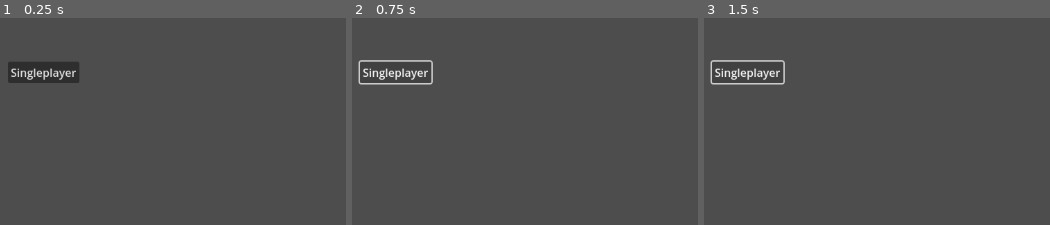
Above: before the commit, frames 1-3 (left to right).
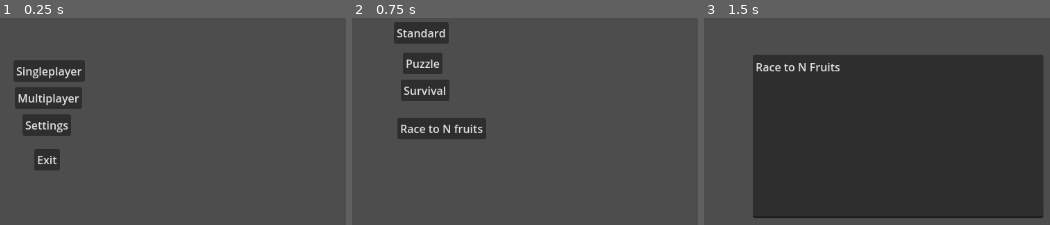
Above: after the commit, the same moments.

Repository: Jerry-Gu-SB/Fruit-Box
Game: Godot game, scene res://Scenes/MainMenu_Scenes/main.tscn
The game is run twice, just before and just after one commit, with the same random seed, the same clock (stepped at 60 frames per second) and the same inputs. Before the commit the project starts from res://Scenes/main.tscn.
Inputs:
- Up to frame 1 (0.25 s): no input
- Up to frame 2 (0.75 s): click "Singleplayer" at 0.5 s
- Up to frame 3 (1.5 s): click "Singleplayer" (after the commit: "Puzzle") at 1.25 s

The runs differ from the first frame. In frame 1, 5.0% of the frame differs, in the area x 2-25%, y 20-74%; in frame 2, 6.6%; in frame 3, 66%, in the area x 1-98%, y 17-97%.

Commit message:
building out scenessss

Diff:
--- /dev/null
+++ b/Scenes/MainMenu_Scenes/main.tscn
@@ -0,0 +1,46 @@
+[gd_scene load_steps=5 format=3 uid="uid://n61he6mnwpo2"]
+
+[ext_resource type="Script" path="res://Scripts/MainMenu_Scripts/singleplayer_button.gd" id="1_mo8fn"]
+[ext_resource type="Script" path="res://Scripts/MainMenu_Scripts/multiplayer_button.gd" id="2_7wh8d"]
+[ext_resource type="Script" path="res://Scripts/MainMenu_Scripts/settings_button.gd" id="3_biq1a"]
+[ext_resource type="Script" path="res://Scripts/MainMenu_Scripts/exit_button.gd" id="4_kawov"]
+
+[node name="MainMenu" type="Control"]
+layout_mode = 3
+anchors_preset = 0
+
+[node name="SingleplayerButton" type="Button" parent="."]
+layout_mode = 0
+offset_left = 80.0
+offset_top = 61.0
+offset_right = 183.0
+offset_bottom = 92.0
+text = "Singleplayer"
+script = ExtResource("1_mo8fn")
+
+[node name="MultiplayerButton" type="Button" parent="."]
+layout_mode = 0
+offset_left = 82.0
+offset_top = 100.0
+offset_right = 179.0
+offset_bottom = 131.0
+text = "Multiplayer"
+script = ExtResource("2_7wh8d")
+
+[node name="SettingsButton" type="Button" parent="."]
+layout_mode = 0
+offset_left = 93.0
+offset_top = 139.0
+offset_right = 163.0
+offset_bottom = 170.0
+text = "Settings"
+script = ExtResource("3_biq1a")
+
+[node name="ExitButton" type="Button" parent="."]
+layout_mode = 0
+offset_left = 110.0
+offset_top = 189.0
+offset_right = 147.0
+offset_bottom = 220.0
+text = "Exit"
+script = ExtResource("4_kawov")
--- /dev/null
+++ b/Scenes/MainMenu_Scenes/multiplayer.tscn
@@ -0,0 +1,9 @@
+[gd_scene format=3 uid="uid://chr12fb51xwpt"]
+
+[node name="multiplayer" type="Control"]
+layout_mode = 3
+anchors_preset = 15
+anchor_right = 1.0
+anchor_bottom = 1.0
+grow_horizontal = 2
+grow_vertical = 2
--- /dev/null
+++ b/Scenes/MainMenu_Scenes/puzzle_button.gd
@@ -0,0 +1,9 @@
+extends Button
+
+# Called when the node enters the scene tree for the first time.
+func _ready() -> void:
+	self.connect("pressed", Callable(self, "_on_Button_pressed"))
+
+# Define the function that is called when the button is pressed
+func _on_Button_pressed() -> void:
+	get_tree().change_scene_to_file("res://Scenes/Singleplayer_Scenes/race_to_n_fruits.tscn")
--- /dev/null
+++ b/Scenes/MainMenu_Scenes/settings.tscn
@@ -0,0 +1,9 @@
+[gd_scene format=3 uid="uid://dv0hn7lcrpi2l"]
+
+[node name="settings" type="Control"]
+layout_mode = 3
+anchors_preset = 15
+anchor_right = 1.0
+anchor_bottom = 1.0
+grow_horizontal = 2
+grow_vertical = 2
--- /dev/null
+++ b/Scenes/MainMenu_Scenes/singleplayer.tscn
@@ -0,0 +1,40 @@
+[gd_scene load_steps=2 format=3 uid="uid://jq0wkqxx5670"]
+
+[ext_resource type="Script" path="res://Scenes/MainMenu_Scenes/puzzle_button.gd" id="1_dyto1"]
+
+[node name="SinglePlayer" type="Control"]
+layout_mode = 3
+anchors_preset = 0
+
+[node name="PuzzleButton" type="Button" parent="."]
+layout_mode = 0
+offset_left = 134.0
+offset_top = 50.0
+offset_right = 191.0
+offset_bottom = 81.0
+text = "Puzzle"
+script = ExtResource("1_dyto1")
+
+[node name="SurvivalButton" type="Button" parent="."]
+layout_mode = 0
+offset_left = 131.0
+offset_top = 89.0
+offset_right = 201.0
+offset_bottom = 120.0
+text = "Survival"
+
+[node name="RaceToNFruitsButton" type="Button" parent="."]
+layout_mode = 0
+offset_left = 126.0
+offset_top = 144.0
+offset_right = 211.0
+offset_bottom = 175.0
+text = "Race to N fruits"
+
+[node name="StandardButton" type="Button" parent="."]
+layout_mode = 0
+offset_left = 121.0
+offset_top = 6.0
+offset_right = 200.0
+offset_bottom = 37.0
+text = "Standard"
--- /dev/null
+++ b/Scenes/Singleplayer_Scenes/Standard.tscn
@@ -0,0 +1,3 @@
+[gd_scene format=3 uid="uid://cire1c0h4di6d"]
+
+[node name="Standard" type="Node2D"]
--- /dev/null
+++ b/Scenes/Singleplayer_Scenes/race_to_n_fruits.tscn
@@ -0,0 +1,17 @@
+[gd_scene format=3 uid="uid://bb504wny6boxa"]
+
+[node name="RaceToNFruits" type="Control"]
+layout_mode = 3
+anchors_preset = 15
+anchor_right = 1.0
+anchor_bottom = 1.0
+grow_horizontal = 2
+grow_vertical = 2
+
+[node name="TextEdit" type="TextEdit" parent="."]
+layout_mode = 0
+offset_left = 131.0
+offset_top = 53.0
+offset_right = 550.0
+offset_bottom = 289.0
+text = "Race to N Fruits"
--- a/Scenes/main.tscn
+++ /dev/null
@@ -1,33 +0,0 @@
-[gd_scene load_steps=4 format=3 uid="uid://n61he6mnwpo2"]
-
-[ext_resource type="PackedScene" uid="uid://jq0wkqxx5670" path="res://Scenes/single_player.tscn" id="1_rqtqy"]
-[ext_resource type="Script" path="res://Scripts/SinglePlayerButton.gd" id="2_cion4"]
-
-[sub_resource type="GDScript" id="GDScript_5qyyr"]
-script/source = "extends Node2D
-
-
-# Called when the node enters the scene tree for the first time.
-func _ready() -> void:
-	pass
-
-
-# Called every frame. 'delta' is the elapsed time since the previous frame.
-func _process(delta: float) -> void:
-	pass
-"
-
-[node name="MainMenu" type="Control"]
-layout_mode = 3
-anchors_preset = 0
-script = SubResource("GDScript_5qyyr")
-
-[node name="SinglePlayer" parent="." instance=ExtResource("1_rqtqy")]
-
-[node name="Button" type="Button" parent="SinglePlayer"]
-offset_left = 72.0
-offset_top = 63.0
-offset_right = 175.0
-offset_bottom = 94.0
-text = "Singleplayer"
-script = ExtResource("2_cion4")
--- a/Scenes/single_player.tscn
+++ /dev/null
@@ -1,3 +0,0 @@
-[gd_scene format=3 uid="uid://jq0wkqxx5670"]
-
-[node name="SinglePlayer" type="Node2D"]
--- /dev/null
+++ b/Scripts/GameManager.gd
@@ -0,0 +1,18 @@
+extends Node
+
+# Global variables to store game options
+@export var selected_mode = ""
+var difficulty_level = "normal"
+var key_list = [KEY_1, KEY_2, KEY_3, KEY_4, KEY_5]
+
+# Function to set game mode
+func set_mode(mode: String) -> void:
+	selected_mode = mode
+
+# Function to set difficulty level
+func set_difficulty(level: String) -> void:
+	difficulty_level = level
+
+func set_key_list() -> void:
+#	TODO: implement passing from Settings
+	pass
--- /dev/null
+++ b/Scripts/MainMenu_Scripts/exit_button.gd
@@ -0,0 +1,7 @@
+extends Button
+
+func _ready() -> void:
+	self.connect("pressed", Callable(self, "_on_Button_pressed"))
+
+func _on_Button_pressed() -> void:
+	get_tree().quit()
--- /dev/null
+++ b/Scripts/MainMenu_Scripts/multiplayer_button.gd
@@ -0,0 +1,7 @@
+extends Button
+
+func _ready() -> void:
+	self.connect("pressed", Callable(self, "_on_Button_pressed"))
+
+func _on_Button_pressed() -> void:
+	get_tree().change_scene_to_file("res://Scenes/MainMenu_Scenes/multiplayer.tscn")
--- /dev/null
+++ b/Scripts/MainMenu_Scripts/settings_button.gd
@@ -0,0 +1,7 @@
+extends Button
+
+func _ready() -> void:
+	self.connect("pressed", Callable(self, "_on_Button_pressed"))
+
+func _on_Button_pressed() -> void:
+	get_tree().change_scene_to_file("res://Scenes/MainMenu_Scenes/settings.tscn")
--- a/Scripts/SinglePlayerButton.gd
+++ b/Scripts/MainMenu_Scripts/singleplayer_button.gd
@@ -6,4 +6,4 @@
 
 # Define the function that is called when the button is pressed
 func _on_Button_pressed() -> void:
-	print("Hello, World!")
+	get_tree().change_scene_to_file("res://Scenes/MainMenu_Scenes/singleplayer.tscn")
--- a/project.godot
+++ b/project.godot
@@ -11,6 +11,10 @@
 [application]
 
 config/name="learnin_Godot"
-run/main_scene="res://Scenes/main.tscn"
+run/main_scene="res://Scenes/MainMenu_Scenes/main.tscn"
 config/features=PackedStringArray("4.3", "Forward Plus")
 config/icon="res://icon.svg"
+
+[autoload]
+
+GameManager="*res://Scripts/GameManager.gd"
Renamed: Scenes/board.tscn -> Scenes/Components/board.tscn
